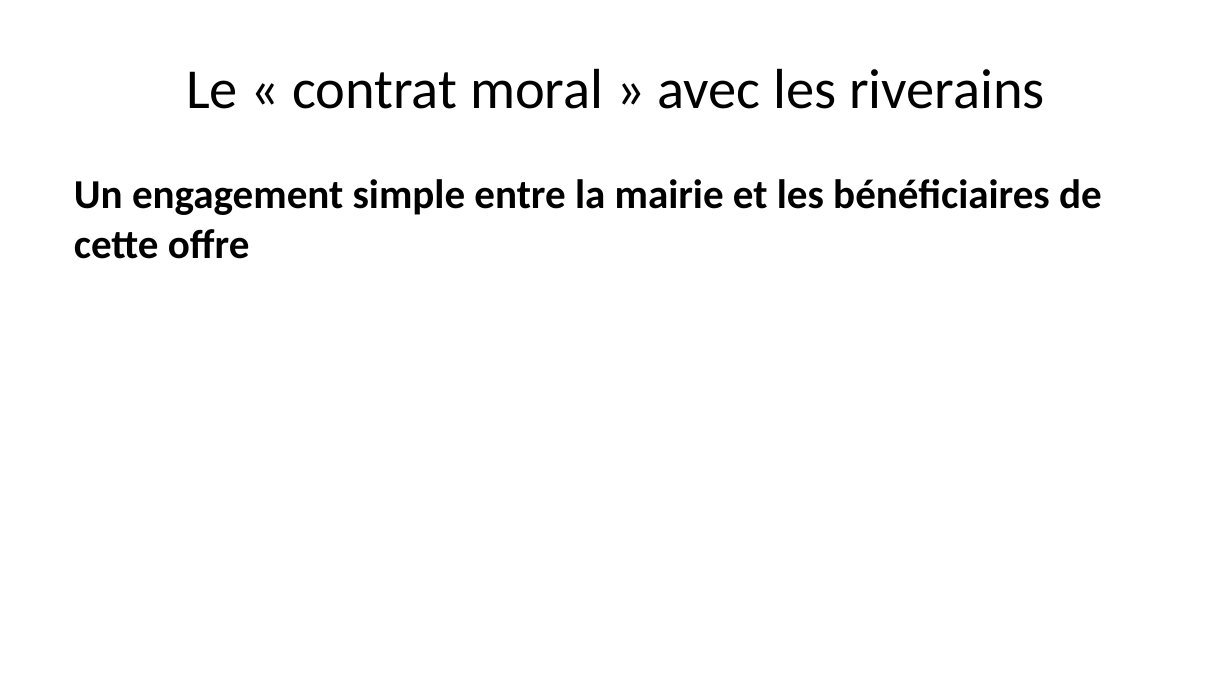
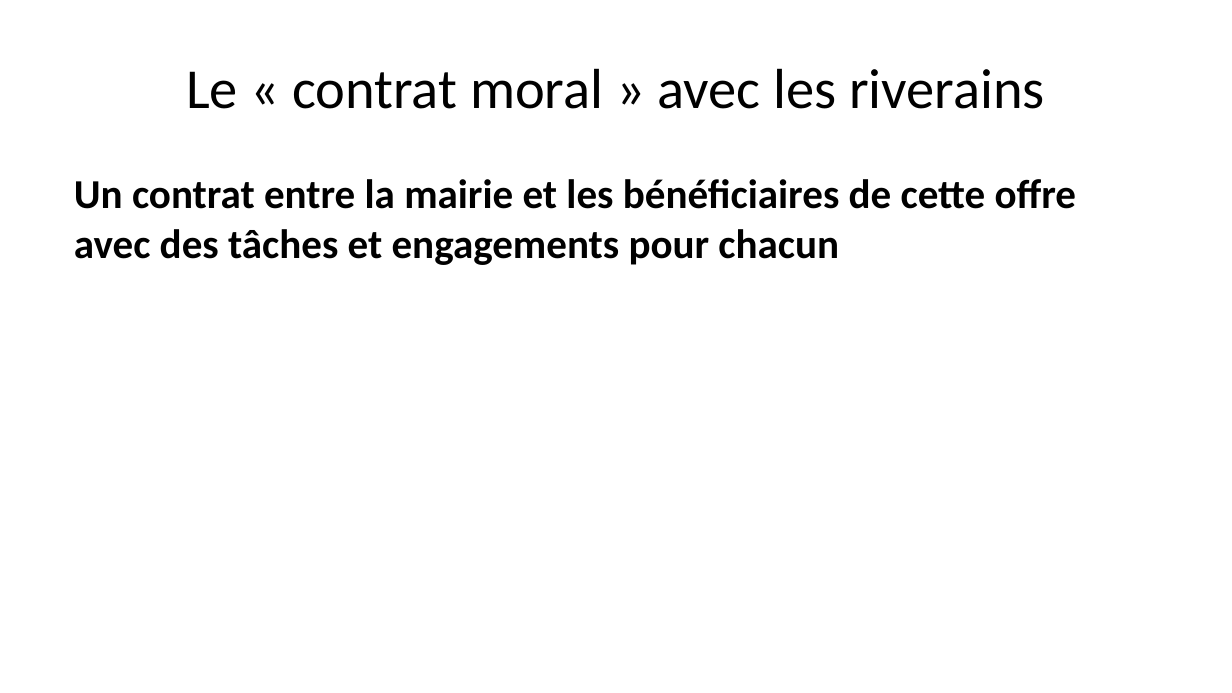
Before and after one commit to Bertrand82/vegetalisation_m2q, a slide deck: slide 8 of presentation.pptx. Drawn at 1232x693 pixels with LibreOffice and Linux fonts; fonts in the diff are those of the drawing. Boxes give left, top, right and bottom in pixels: in the first picture for what was removed or moved away, otherwise in the second. Text is boxed around its words. In the diff, an @@ line names an element or a change of style, - is before the commit and + after.

```diff
--- a/presentation.pptx
+++ b/presentation.pptx
@@ text at box(74, 179, 1077, 265): text changed @@
-Un engagement simple entre la mairie et les bénéficiaires de cette offre
+Un contrat entre la mairie et les bénéficiaires de cette offre avec des tâches et engagements pour chacun
```
Also in this commit, not shown: 5 other slides changed, 2 slides added, 3 other files.
